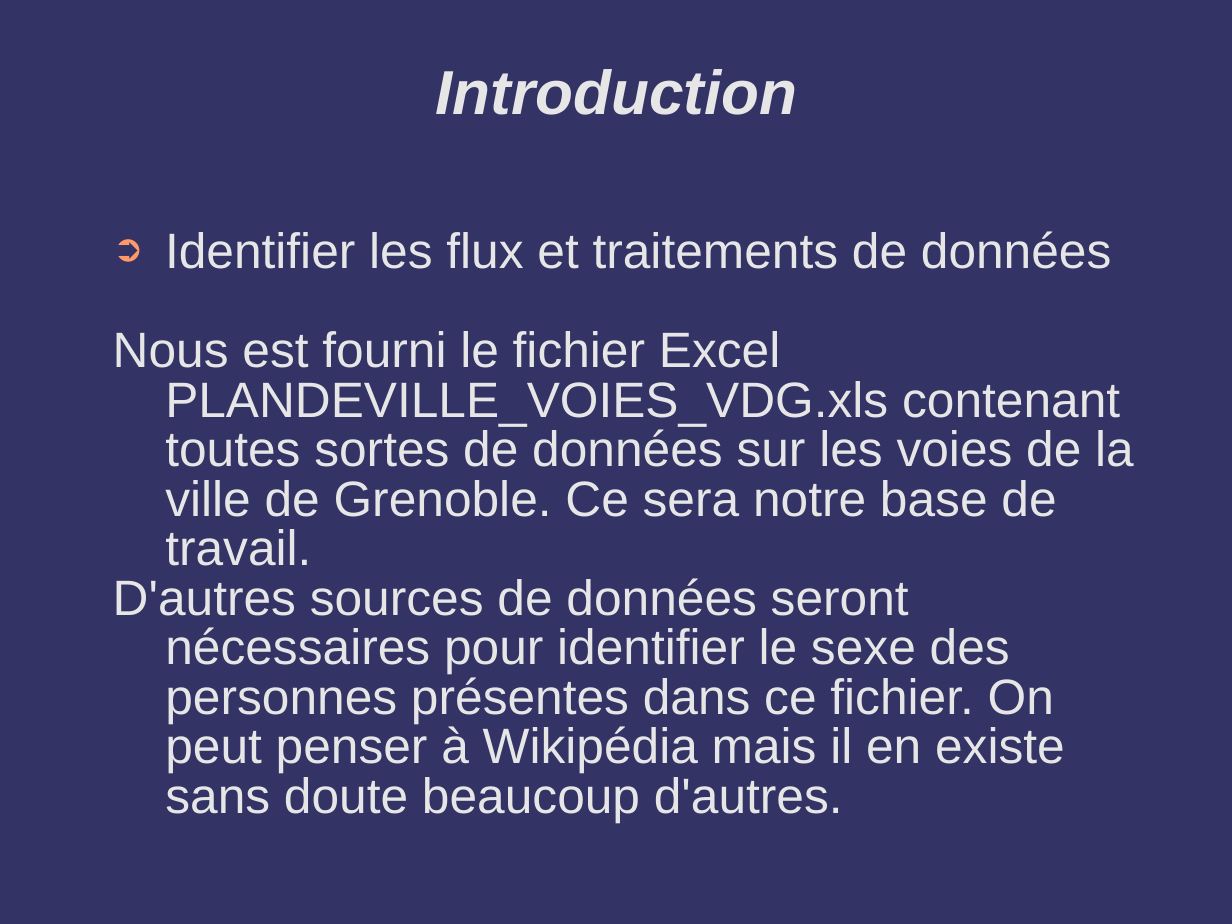
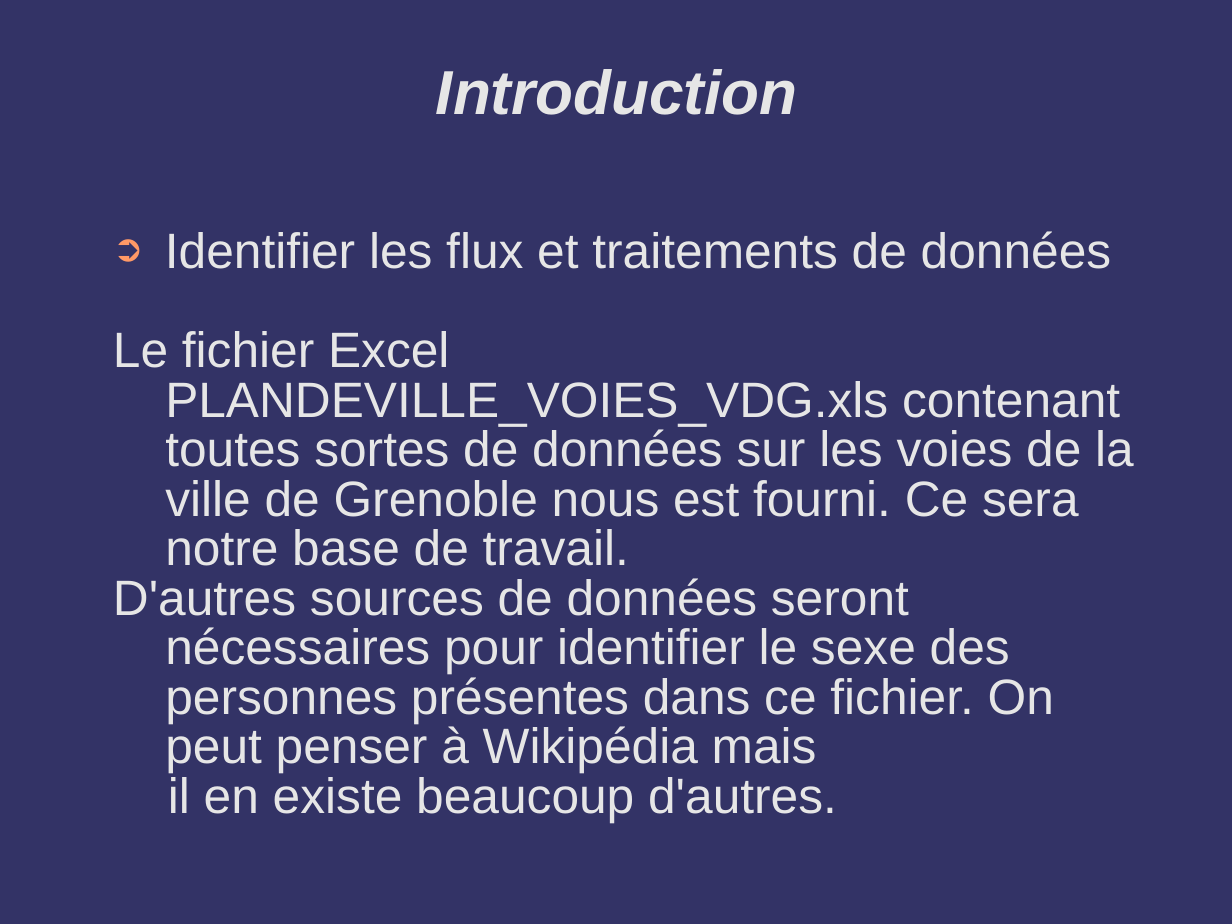
Before and after one commit to HamidBe/turbine_project, a slide deck: slide 2 of Documents/Cartographie_Feminine.ppt. Drawn at 1232x924 pixels with LibreOffice and Linux fonts; fonts in the diff are those of the drawing; background and template pictures are left out. Boxes give left, top, right and bottom in pixels: in the first picture for what was removed or moved away, otherwise in the second. Text is boxed around its words. In the diff, an @@ line names an element or a change of style, - is before the commit and + after.

```diff
--- a/Documents/Cartographie_Feminine.ppt
+++ b/Documents/Cartographie_Feminine.ppt
@@ text at box(113, 331, 1134, 822): text changed @@
-Nous est fourni le fichier Excel PLANDEVILLE_VOIES_VDG.xls contenant toutes sortes de données sur les voies de la ville de Grenoble. Ce sera notre base de travail.
-D'autres sources de données seront nécessaires pour identifier le sexe des personnes présentes dans ce fichier. On peut penser à Wikipédia mais il en existe sans doute beaucoup d'autres.
+Le fichier Excel PLANDEVILLE_VOIES_VDG.xls contenant toutes sortes de données sur les voies de la ville de Grenoble nous est fourni. Ce sera notre base de travail.
+D'autres sources de données seront nécessaires pour identifier le sexe des personnes présentes dans ce fichier. On peut penser à Wikipédia mais
+il en existe beaucoup d'autres.
```
Also in this commit, not shown: 4 other slides changed, 1 slide added, 1 other file.
